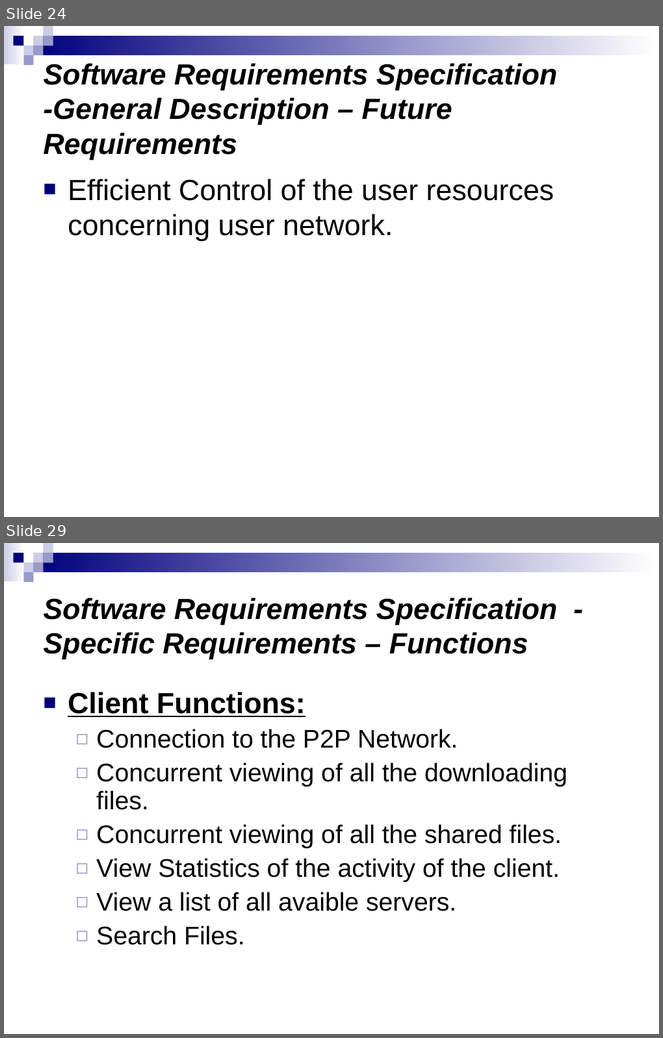
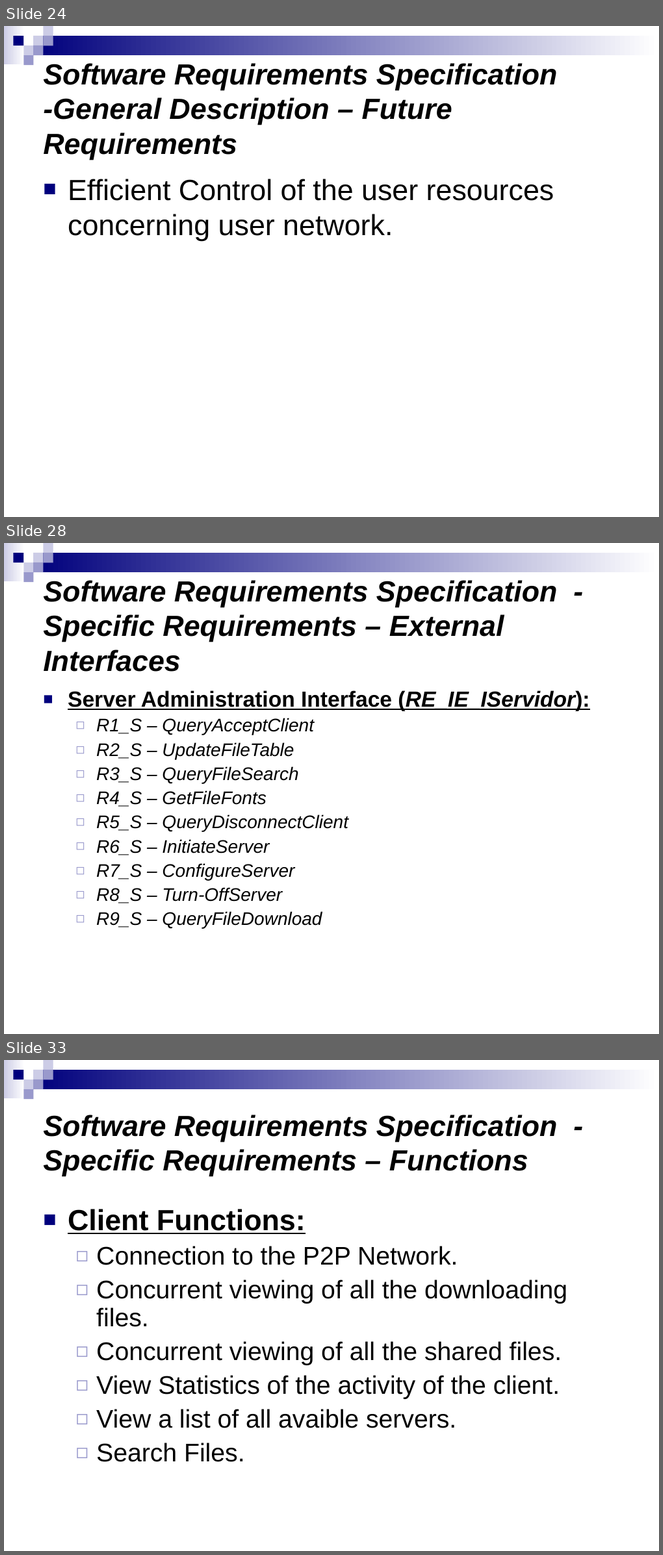
Before and after one commit to salcedonia/egorilla-software-engineering-2008-2009, a slide deck: doc/PresentacionIS.ppt. Shown one above the other, each under a label of ours: slides 24 and 29 before the commit, slides 24, 28 and 33 after it; the slides between them are not shown. The pictures are 663x1038 and 663x1555 pixels, drawn with LibreOffice and Linux fonts; fonts in the diff are those of the drawing. Boxes give left, top, right and bottom in pixels: in the first picture for what was removed or moved away, otherwise in the second. Text is boxed around its words. In the diff, an @@ line names an element or a change of style, - is before the commit and + after.

```diff
--- a/doc/PresentacionIS.ppt
+++ b/doc/PresentacionIS.ppt
@@ slide 28 added at (4, 543, 659, 1034), background #FFFFFF; not listed: 9 template elements that a slide beside it also shows @@
@@ title added at (43, 580, 558, 672), 32 pt, text #000000, bold, italic @@
+Software Requirements Specification - Specific Requirements – External Interfaces
@@ text added at (68, 691, 590, 928), 20 pt, text #000000, italic @@
+■ Server Administration Interface (RE_IE_IServidor):
+  ◻ R1_S – QueryAcceptClient
+  ◻ R2_S – UpdateFileTable
+  ◻ R3_S – QueryFileSearch
+  ◻ R4_S – GetFileFonts
+  ◻ R5_S – QueryDisconnectClient
+  ◻ R6_S – InitiateServer
+  ◻ R7_S – ConfigureServer
+  ◻ R8_S – Turn-OffServer
+  ◻ R9_S – QueryFileDownload
@@ what was slide 29 is now slide 33 @@
```
Also in this commit, not shown: 6 slides changed, 3 other slides added.
